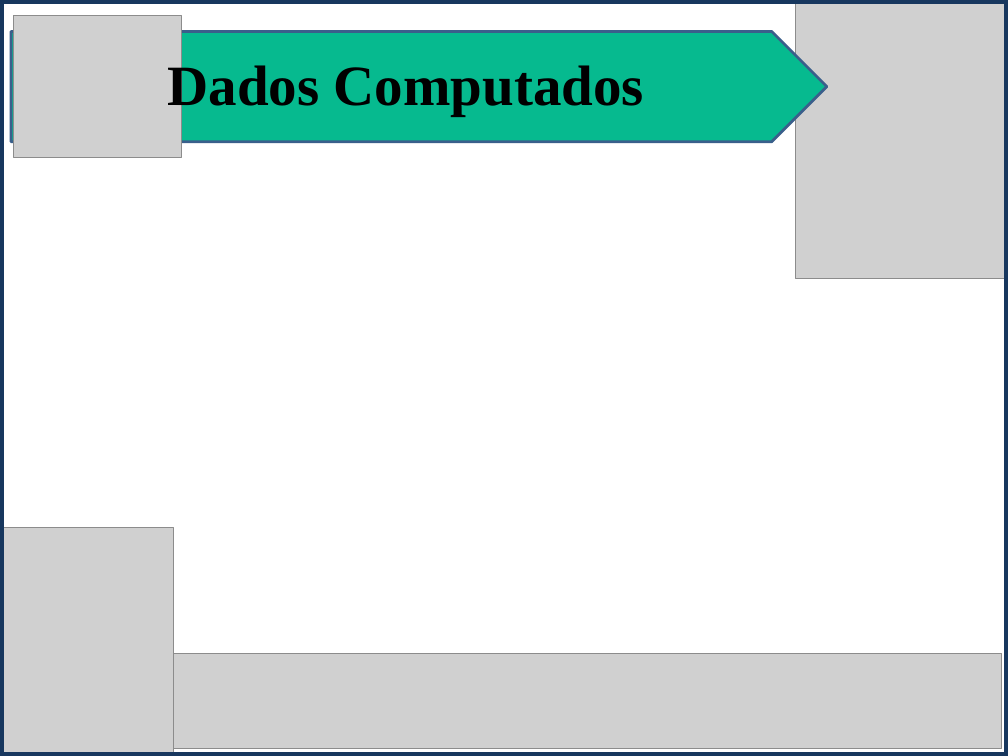
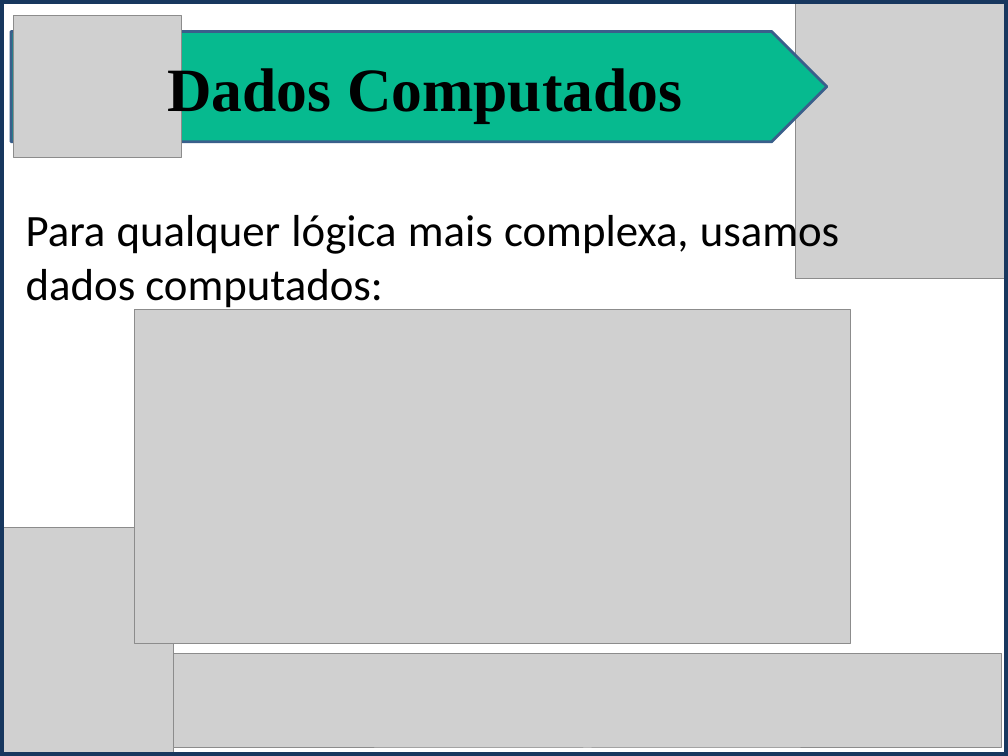
Before and after one commit to isamartins/t018_DesenvolvimentoWeb, a slide deck: slide 2 of trabalho_av2/Vuejs_Apresentacao.pptx. Drawn at 1008x756 pixels with LibreOffice and Linux fonts; fonts in the diff are those of the drawing; grey boxes stand for pictures. Boxes give left, top, right and bottom in pixels: in the first picture for what was removed or moved away, otherwise in the second. Text is boxed around its words. In the diff, an @@ line names an element or a change of style, - is before the commit and + after.

```diff
--- a/trabalho_av2/Vuejs_Apresentacao.pptx
+++ b/trabalho_av2/Vuejs_Apresentacao.pptx
@@ pentagon arrow at <box>11,31,827,141</box>: proportions changed @@
@@ text "Dados Computados" at <box>167,62,682,122</box>: size 40.7 to 44 pt; line spacing 0.9 to 1 @@
@@ text added at <box>26,209,839,312</box>, 32 pt, text #000000 @@
+Para qualquer lógica mais complexa, usamos dados computados:
@@ picture added at <box>135,309,851,643</box> @@
```
Also in this commit, not shown: 7 other slides changed, 4 slides added.
